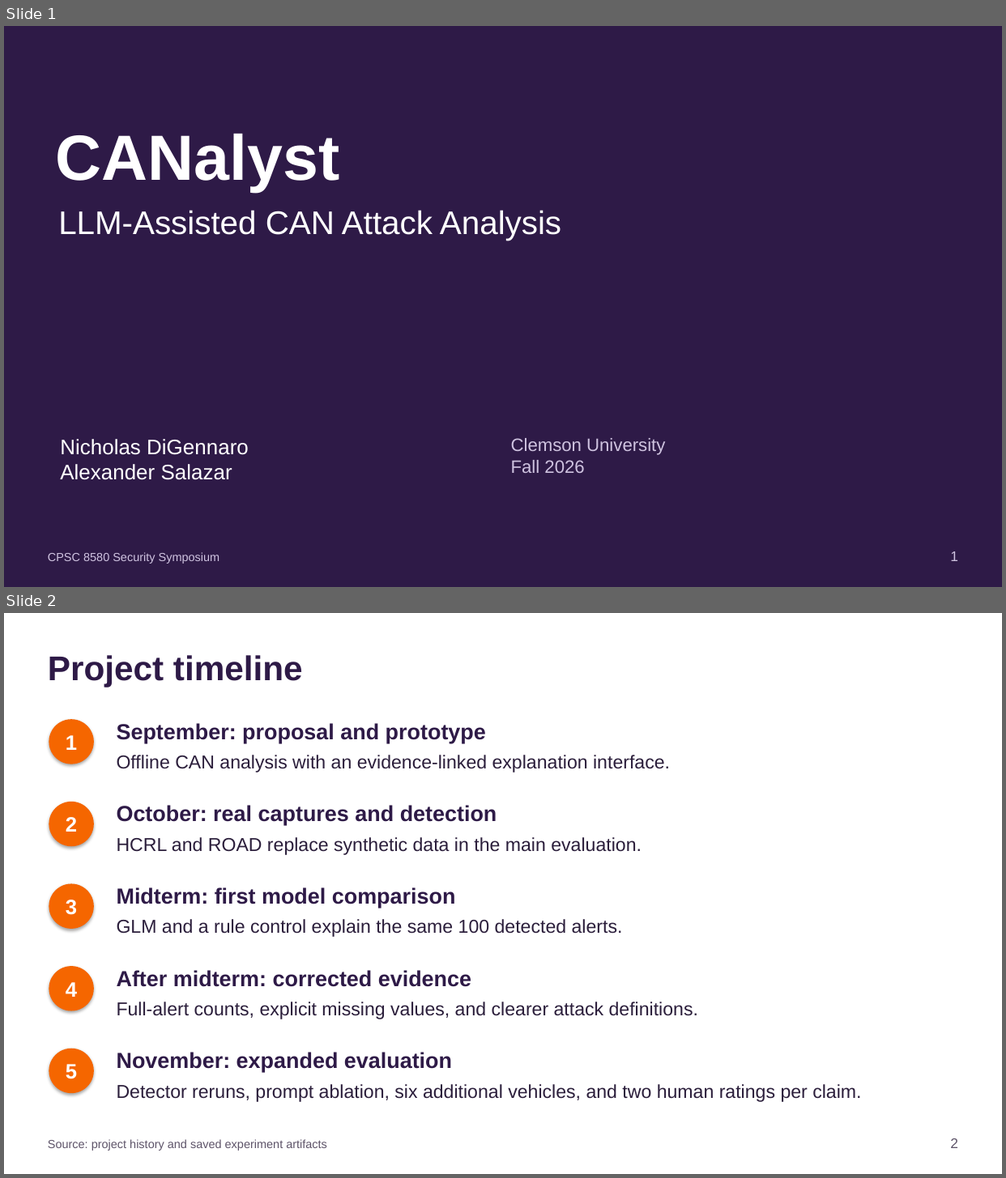
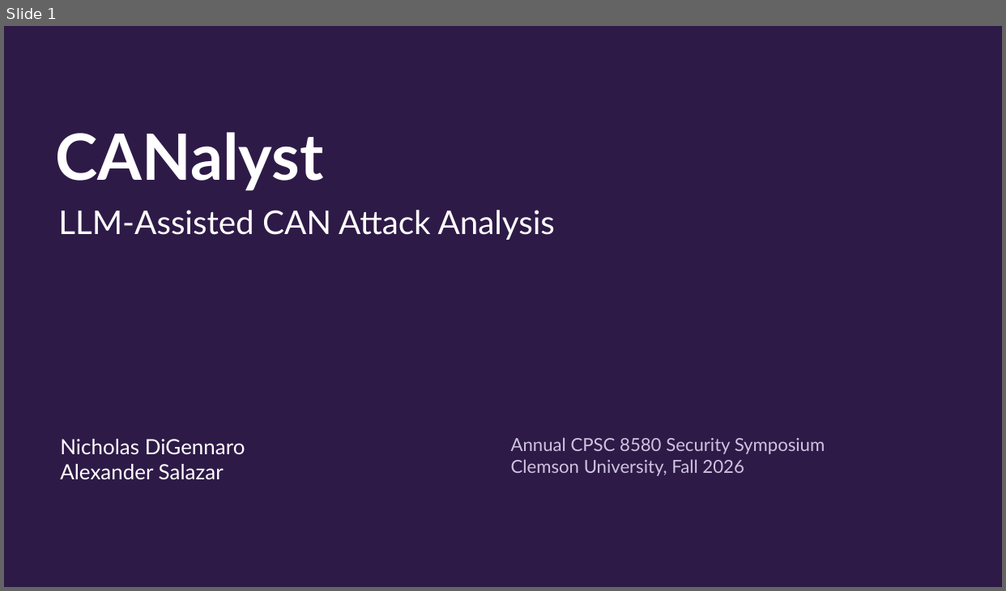
Before and after one commit to SaladbarAlex/CANalyst, a slide deck: output/presentation/CANalyst_Final_Presentation_20min_Class.pptx. Shown one above the other, each under a label of ours: slides 1 and 2 before the commit, slide 1 after it. The pictures are 1006x1178 and 1006x591 pixels, drawn with LibreOffice and Linux fonts; fonts in the diff are those of the drawing. Boxes give left, top, right and bottom in pixels: in the first picture for what was removed or moved away, otherwise in the second. Text is boxed around its words. In the diff, an @@ line names an element or a change of style, - is before the commit and + after.

```diff
--- a/output/presentation/CANalyst_Final_Presentation_20min_Class.pptx
+++ b/output/presentation/CANalyst_Final_Presentation_20min_Class.pptx
@@ slide 2 removed at bbox=[4, 613, 1002, 1174], background #FFFFFF @@
@@ text removed at bbox=[48, 655, 303, 687] @@
-Project timeline
@@ ellipse removed at bbox=[49, 719, 94, 764] @@
-1
@@ text removed at bbox=[117, 723, 486, 743] @@
-September: proposal and prototype
@@ text removed at bbox=[117, 755, 670, 773] @@
-Offline CAN analysis with an evidence-linked explanation interface.
@@ ellipse removed at bbox=[49, 802, 94, 846] @@
-2
@@ text removed at bbox=[117, 805, 497, 826] @@
-October: real captures and detection
@@ text removed at bbox=[117, 837, 641, 855] @@
-HCRL and ROAD replace synthetic data in the main evaluation.
@@ ellipse removed at bbox=[49, 884, 94, 929] @@
-3
@@ text removed at bbox=[117, 888, 456, 908] @@
-Midterm: first model comparison
@@ text removed at bbox=[117, 919, 623, 937] @@
-GLM and a rule control explain the same 100 detected alerts.
@@ ellipse removed at bbox=[49, 966, 94, 1012] @@
-4
@@ text removed at bbox=[117, 970, 471, 987] @@
-After midterm: corrected evidence
@@ text removed at bbox=[117, 1002, 698, 1020] @@
-Full-alert counts, explicit missing values, and clearer attack definitions.
@@ ellipse removed at bbox=[49, 1049, 94, 1093] @@
-5
@@ text removed at bbox=[117, 1052, 452, 1072] @@
-November: expanded evaluation
@@ text removed at bbox=[117, 1084, 861, 1102] @@
-Detector reruns, prompt ablation, six additional vehicles, and two human ratings per claim.
@@ text removed at bbox=[48, 1139, 327, 1151] @@
-Source: project history and saved experiment artifacts
@@ text removed at bbox=[950, 1139, 958, 1148] @@
-2
@@ slide 1 changed as well @@
@@ font Arial to Lato in 3 elements at bbox=[56, 132, 324, 191], bbox=[58, 210, 555, 240], bbox=[60, 439, 245, 480] @@
@@ text at bbox=[511, 437, 825, 476]: text changed; font Arial to Lato @@
-Clemson University
-Fall 2026
+Annual CPSC 8580 Security Symposium
+Clemson University, Fall 2026
@@ text removed at bbox=[48, 552, 220, 564] @@
-CPSC 8580 Security Symposium
@@ text removed at bbox=[950, 552, 958, 561] @@
-1
```
Also in this commit, not shown: 10 other slides changed, 15 slides added, 14 other slides removed, 7 other files.
